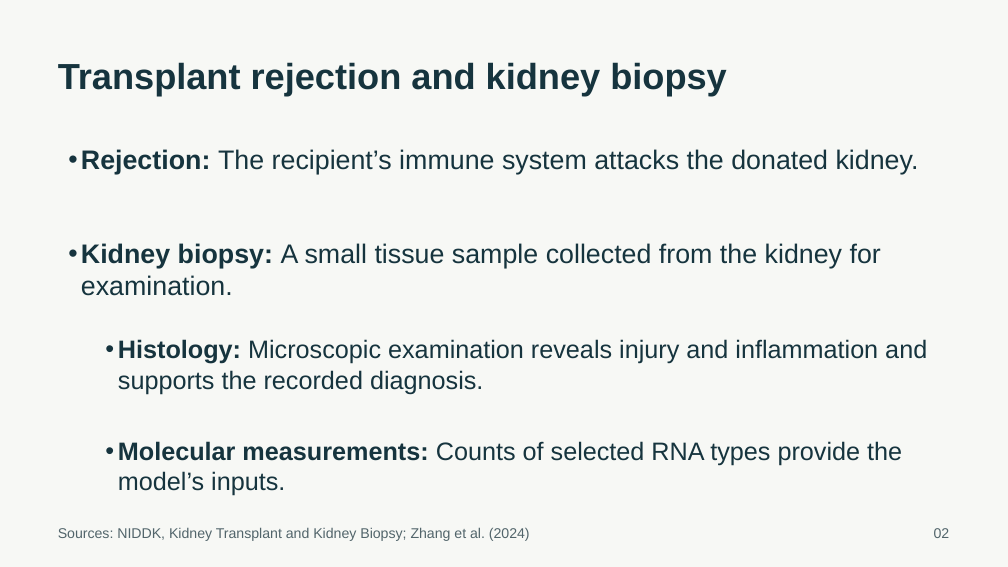
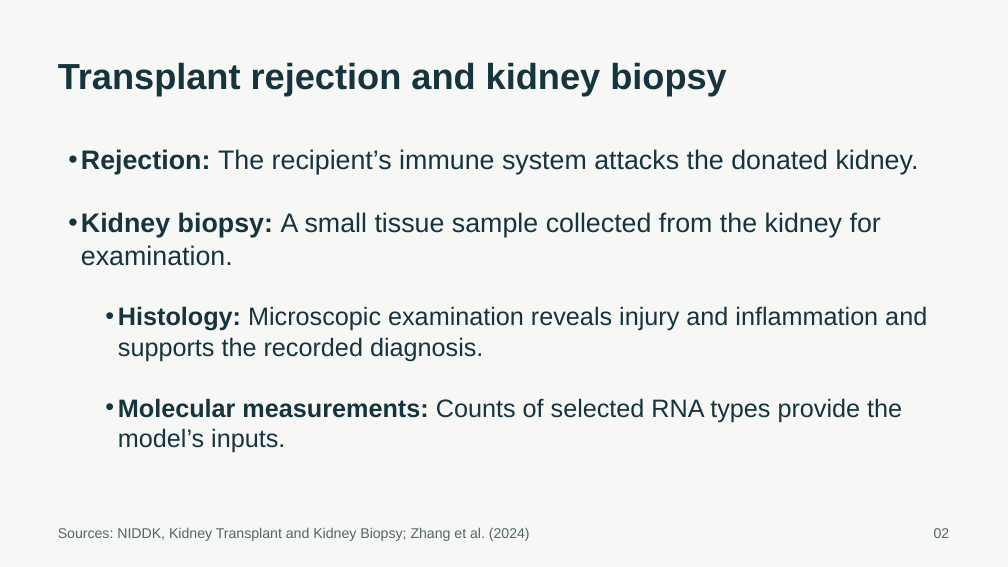
Before and after one commit to ca34525/Kidney-Biopsy-Rejection-Classifier, a slide deck: slide 2 of presentation/unos_kidney_biopsy.pptx. Drawn at 1008x567 pixels with LibreOffice and Linux fonts; fonts in the diff are those of the drawing. Boxes give left, top, right and bottom in pixels: in the first picture for what was removed or moved away, otherwise in the second. Text is boxed around its words. In the diff, an @@ line names an element or a change of style, - is before the commit and + after.

```diff
--- a/presentation/unos_kidney_biopsy.pptx
+++ b/presentation/unos_kidney_biopsy.pptx
@@ text "Kidney biopsy: A small tissue ...": place and size @@
-text "Kidney biopsy: A small tissue ..." at (81,243,881,296)
+text "Kidney biopsy: A small tissue ..." at (81,212,881,266)
@@ text "Histology: Microscopic examination reveals injury ...": place and size @@
-text "Histology: Microscopic examination reveals injury ..." at (118,339,927,394)
+text "Histology: Microscopic examination reveals injury ..." at (118,306,927,361)
@@ text "Molecular measurements: Counts of selected ...": place and size @@
-text "Molecular measurements: Counts of selected ..." at (118,441,902,496)
+text "Molecular measurements: Counts of selected ..." at (118,398,902,453)
```
Also in this commit, not shown: 7 other slides changed, 19 other files.
